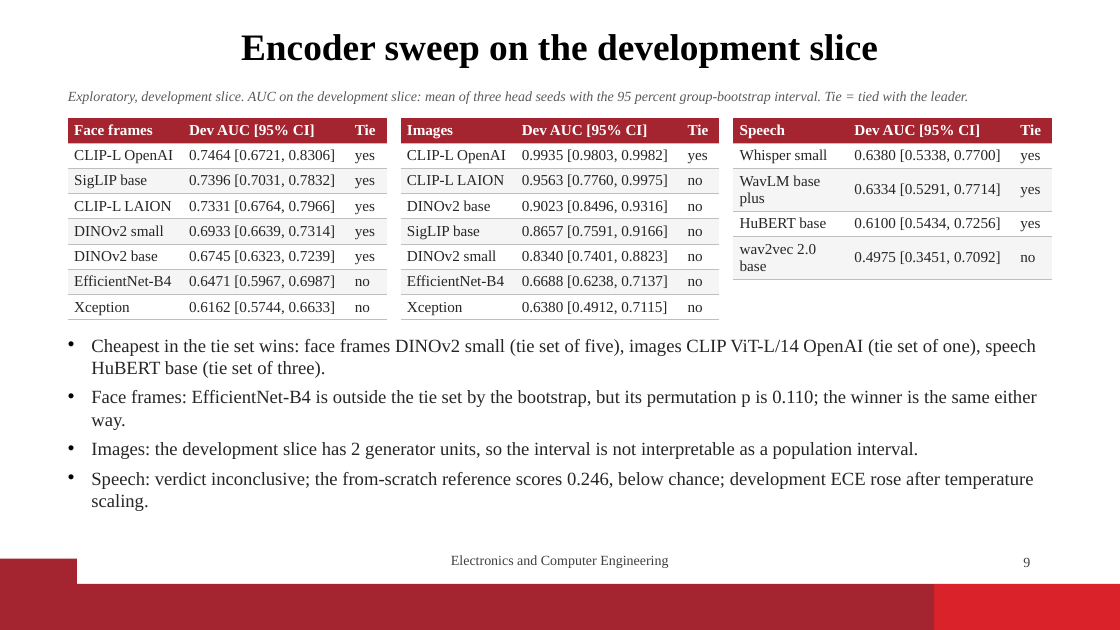
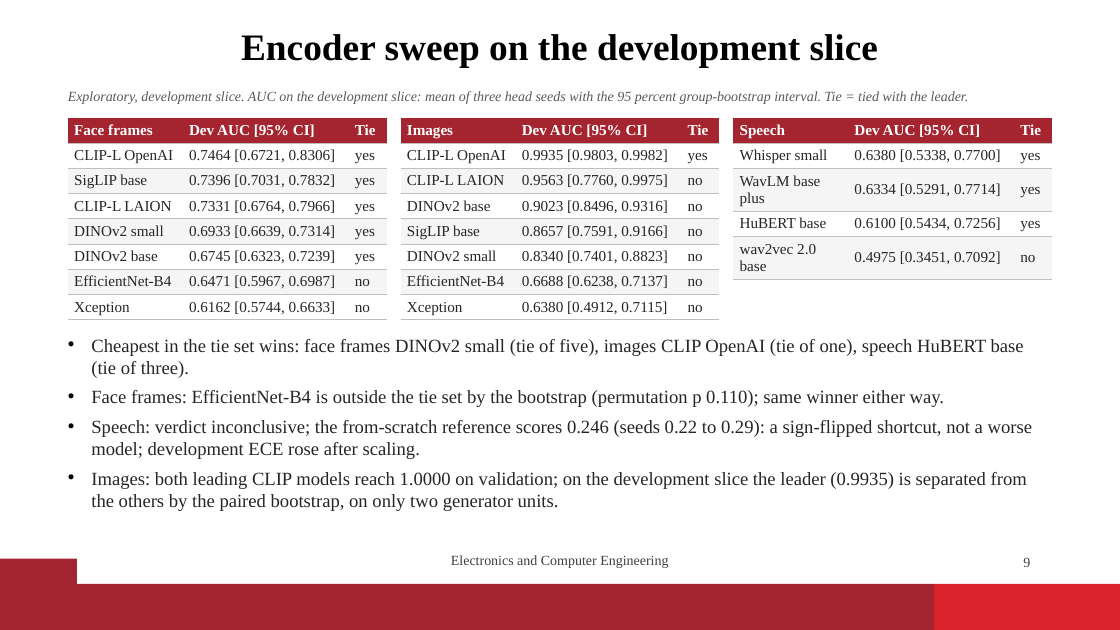
Before and after one commit to vaibhavshiroorkar/deepfake-detection, a slide deck: slide 9 of slides/DeepFake_Detection_Presentation.pptx. Drawn at 1120x630 pixels with LibreOffice and Linux fonts; fonts in the diff are those of the drawing; background and template pictures are left out. Boxes give left, top, right and bottom in pixels: in the first picture for what was removed or moved away, otherwise in the second. Text is boxed around its words. In the diff, an @@ line names an element or a change of style, - is before the commit and + after.

```diff
--- a/slides/DeepFake_Detection_Presentation.pptx
+++ b/slides/DeepFake_Detection_Presentation.pptx
@@ text at (x1=91, y1=339, x2=1032, y2=511): text changed @@
-• Cheapest in the tie set wins: face frames DINOv2 small (tie set of five), images CLIP ViT-L/14 OpenAI (tie set of one), speech HuBERT base (tie set of three).
-• Face frames: EfficientNet-B4 is outside the tie set by the bootstrap, but its permutation p is 0.110; the winner is the same either way.
-• Images: the development slice has 2 generator units, so the interval is not interpretable as a population interval.
-• Speech: verdict inconclusive; the from-scratch reference scores 0.246, below chance; development ECE rose after temperature scaling.
+• Cheapest in the tie set wins: face frames DINOv2 small (tie of five), images CLIP OpenAI (tie of one), speech HuBERT base (tie of three).
+• Face frames: EfficientNet-B4 is outside the tie set by the bootstrap (permutation p 0.110); same winner either way.
+• Speech: verdict inconclusive; the from-scratch reference scores 0.246 (seeds 0.22 to 0.29): a sign-flipped shortcut, not a worse model; development ECE rose after scaling.
+• Images: both leading CLIP models reach 1.0000 on validation; on the development slice the leader (0.9935) is separated from the others by the paired bootstrap, on only two generator units.
```
Also in this commit, not shown: 3 other slides changed, 50 other files.
